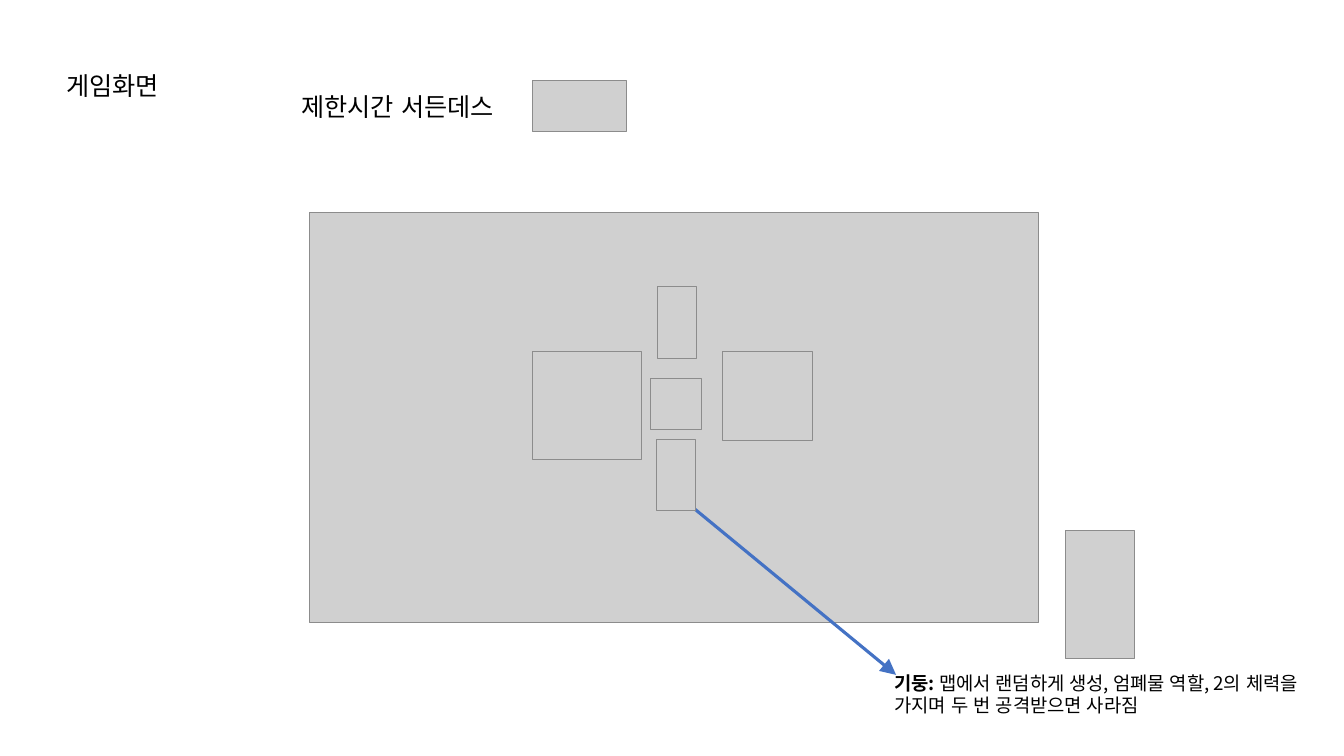
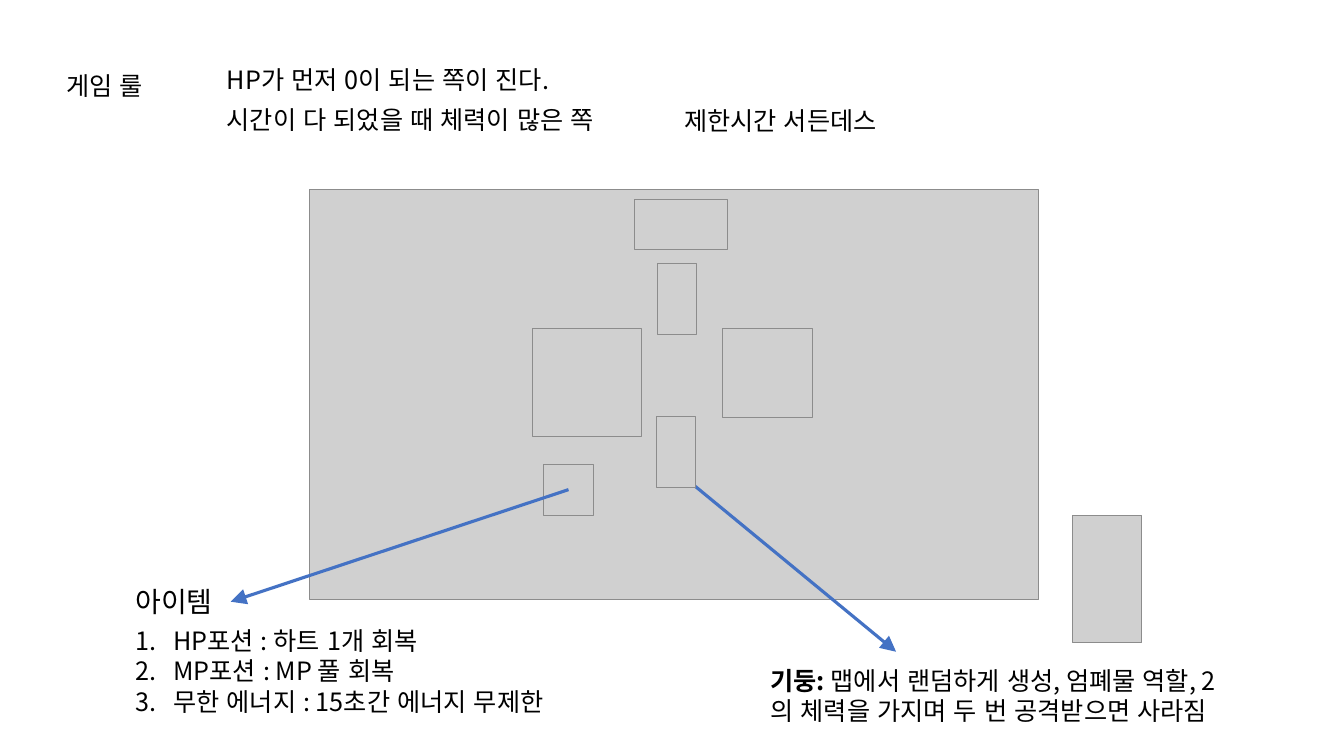
Before and after one commit to penspanic/ITWGamejam, a slide deck: slide 13 of Plan/Rocketman_씬&스킬구성.pptx. Drawn at 1344x756 pixels with LibreOffice and Linux fonts; fonts in the diff are those of the drawing; grey boxes stand for pictures. Boxes give left, top, right and bottom in pixels: in the first picture for what was removed or moved away, otherwise in the second. Text is boxed around its words. In the diff, an @@ line names an element or a change of style, - is before the commit and + after.

```diff
--- a/Plan/Rocketman_씬&스킬구성.pptx
+++ b/Plan/Rocketman_씬&스킬구성.pptx
@@ text at (x1=66, y1=74, x2=143, y2=97): text changed @@
-게임화면
+게임 룰
@@ text added at (x1=227, y1=68, x2=549, y2=91), 18 pt, text #000000 @@
+HP가 먼저 0이 되는 쪽이 진다.
@@ text added at (x1=227, y1=108, x2=593, y2=131), 18 pt, text #000000 @@
+시간이 다 되었을 때 체력이 많은 쪽
@@ text "제한시간 서든데스" moved from (x1=301, y1=95, x2=494, y2=118) to (x1=684, y1=109, x2=877, y2=132) @@
@@ picture moved from (x1=532, y1=81, x2=626, y2=131) to (x1=634, y1=199, x2=728, y2=249) @@
@@ picture moved from (x1=650, y1=378, x2=702, y2=430) to (x1=543, y1=465, x2=595, y2=516) @@
@@ 5 pictures, 1 arrow moved together from (x1=310, y1=213, x2=1038, y2=676) to (x1=310, y1=190, x2=1038, y2=652) @@
@@ arrow added from (569, 490) to (231, 602), #4472C4 2.25 pt @@
@@ picture moved from (x1=1066, y1=530, x2=1135, y2=658) to (x1=1073, y1=515, x2=1142, y2=643) @@
@@ text added at (x1=135, y1=588, x2=212, y2=615), 20 pt, text #000000 @@
+아이템
@@ text added at (x1=173, y1=629, x2=544, y2=713), 18 pt, text #000000 @@
+1. HP포션 : 하트 1개 회복
+2. MP포션 : MP 풀 회복
+3. 무한 에너지 : 15초간 에너지 무제한
@@ text "기둥: 맵에서 랜덤하게 생성, 엄폐물 ..." moved from (x1=894, y1=670, x2=1298, y2=714) to (x1=771, y1=669, x2=1207, y2=722) @@
@@ text "기둥: 맵에서 랜덤하게 생성, 엄폐물 ..." at (x1=771, y1=669, x2=1207, y2=722): size 13.3 to 18 pt @@
```
Also in this commit, not shown: 8 other slides changed.
